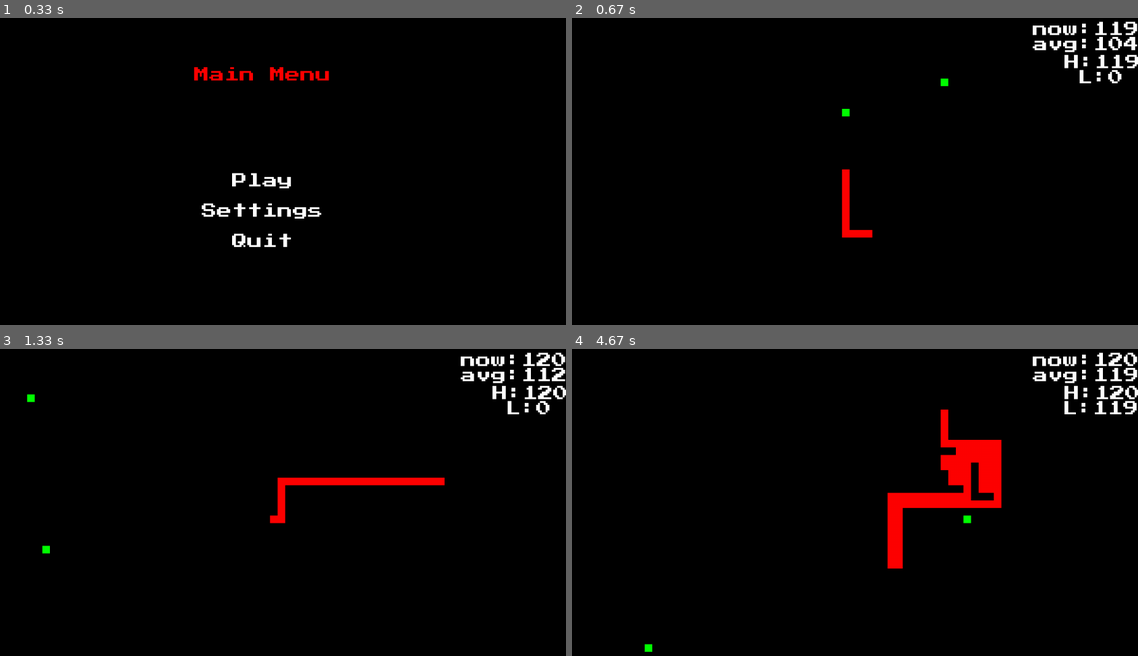
Above: before the commit, frames 1-4 (two rows, left to right).
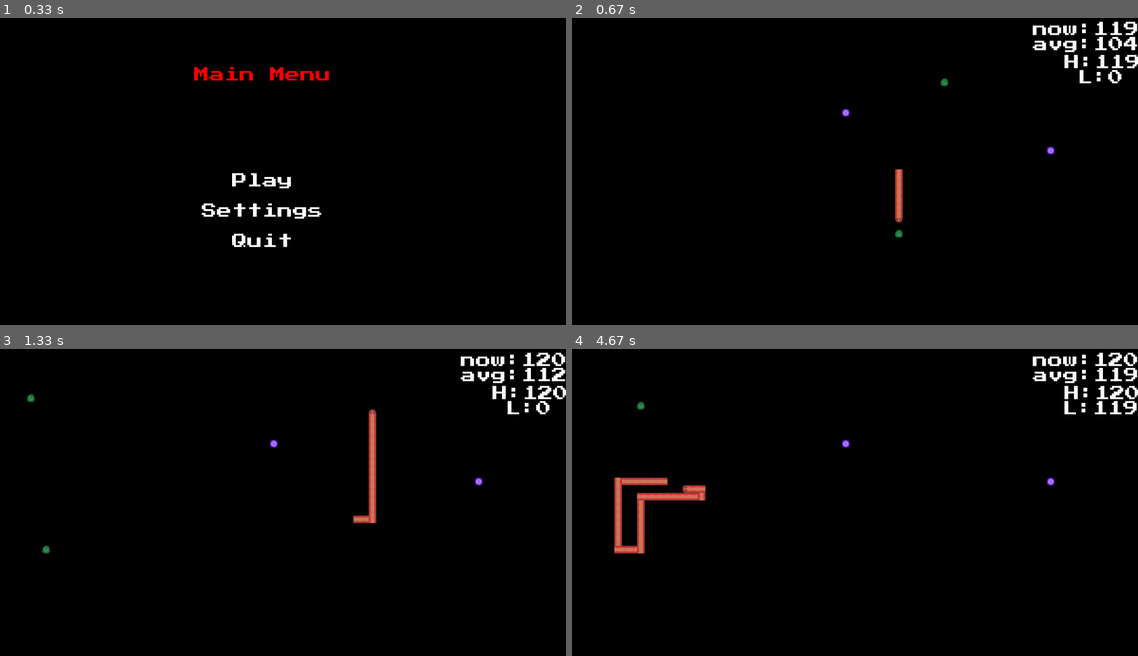
Above: after the commit, the same moments.

Repository: nmurphy101/Pygame2DFramework
Game: pygame game, started from main.py
The game is run twice, just before and just after one commit, with the same random seed, the same clock (stepped at 60 frames per second) and the same inputs.
Inputs (mouse positions are in pixels of both pictures, inside the frame that each line leads up to):
- Up to frame 1 (0.33 s): no input
- Up to frame 2 (0.67 s): click (832, 180) at 0.38 s
- Up to frame 3 (1.33 s): no input
- Up to frame 4 (4.67 s): no input

Frame 1 is identical in both runs. In frame 2, 0.8% of the frame differs, in the area x 47-86%, y 19-72%; in frame 3, 1.7%; in frame 4, 4.7%, in the area x 7-86%, y 17-99%.

Commit message:
Added basic entity sprites. WIP

Diff:
--- a/future_features.txt
+++ b/future_features.txt
@@ -13,34 +13,31 @@
 7. additional settings
     - Volume control - DONE
     - Window size control
-8. More advanced collision logic for entity interactions
+8. More advanced collision logic for entity interactions - WIP
     - like not just killing the other obj when colliding
 9. Code optimizations - WIP
     - Make sure slow things like loading is done only once. - DONE
     - Replace "if elif" logic with "dict.get()" where possible as seen here: - DONE
         - https://towardsdatascience.com/dictionary-as-an-alternative-to-if-else-76fe57a1e4af
         - Make sure this is actually faster when the temp dict with lambdas have to constantly be remade...
-    - Impliment "dirty rect animation" for faster rendering seen here: - NO
+    - Impliment "dirty rect animation" for faster rendering seen here: - Maybe
         - https://www.pygame.org/docs/tut/newbieguide.html
     - Impliment list comprehensions like this: - NO
         - https://www.python.org/dev/peps/pep-0202/
     - Look into integrating OpenGL rendering for hardware acceleration - WIP Maybe...
-    - I can have about 2281 objects before game goes sub-60 fps, this needs improvement
-      - optimizing gc.collect, AI-verify_sight_lines, Sprite-collide_rect, display-flip, check_child_collision, draw
-        in that order will speed things up
-          - 2831 without gc.collect every loop
 10. Test the ai by making a maze for it to solve
 11. Impliment a stack obj for the menu "history"/navigation for consistant
     functionality for the esc key or mouse click on a button
 12. Make the game speed/logic dependent on the game timer not game frames - DONE
-13. Child handling improvement
-    - Instead of moving each child in a train, move only the last child to the front where the head was last
+13. Child handling improvement - DONE
+    - Instead of moving each child in a train, move only the last child to the front where the head was last - DONE
 
 
 Minor:
 9. immobile enemies
     a. "walls" for future level design
     b. explosive mine
+    c. AOE turret on a visible timer
 10. moving enemies - WIP
     a. Situational enemy
     b. Hostile enemy
@@ -81,7 +78,7 @@
         i. to deal with multiple primary targets - DONE
         ii. to situationally deal with a secondary target - DONE
         iii. Make current sightlines into actionlines and remake sightlines
-             to be used for calculated decisions
+             to be used for calculated decisions or use the
 
 Future Ideas:
 1. impliment coyote-time for precision user inputs as seen here or input buffering:
--- a/pkg/snake_game/entities/food/food.py
+++ b/pkg/snake_game/entities/food/food.py
@@ -40,6 +40,8 @@
         self.position = (x, y)
         # Food color = green
         self.obj_color = (0, 255, 0)
+        # Food Sprite images
+        self.food_images = self.app.game.food_images
         # Entity's visual representation
         self.image = pygame.Surface((self.size, self.size))
         self.image.fill(self.obj_color)
@@ -61,6 +63,22 @@
         updated = self.spawn(obj_container)
         return updated
 
+    def draw(self, obj_container, updated_refresh):
+        '''
+        draw
+        ~~~~~~~~~~
+
+        draw does stuff
+        '''
+        # render if alive
+        if self.alive:
+            # place hitbox at position
+            self.rect.topleft = self.position
+            # Choose the correct image
+            self.image = self.food_images[0]
+            # Render the tail segment based on it's parameters
+            self.screen.blit(self.image, self.position)
+
     def interact(self, obj1):
         # Grow obj1 and up obj1's score
         obj1.grow(self)
--- a/pkg/snake_game/entities/snake/snake.py
+++ b/pkg/snake_game/entities/snake/snake.py
@@ -62,7 +62,12 @@
         self.speed_mod = 2
         # head color = red
         self.obj_color = (255, 0, 0)
-        # Entity's visual representation
+        # Snake Sprite images
+        if self.player:
+            self.snake_images = self.app.game.snake_images
+        else:
+            self.snake_images = self.app.game.snake_enemy_images
+        # Entity's default no sprite visual representation
         self.image = pygame.Surface((self.size, self.size))
         self.image.fill(self.obj_color)
         # Entity is a rectangle object
@@ -200,18 +205,22 @@
             self.prev_position = self.position
             # Moving up
             if self.direction == 0:
+                self.image = self.snake_images[14]
                 self.prev_direction = self.direction
                 self.position = (self.position[0], self.position[1] - self.size)
             # Moving down
             elif self.direction == 2:
+                self.image = self.snake_images[15]
                 self.prev_direction = self.direction
                 self.position = (self.position[0], self.position[1] + self.size)
             # Moving left
             elif self.direction == 3:
+                self.image = self.snake_images[17]
                 self.prev_direction = self.direction
                 self.position = (self.position[0] - self.size, self.position[1])
             # Moving right
             elif self.direction == 1:
+                self.image = self.snake_images[16]
                 self.prev_direction = self.direction
                 self.position = (self.position[0] + self.size, self.position[1])
             # Set the new last moved time
@@ -238,6 +247,7 @@
         self.alive = True
         # Parent of this child
         self.parent = parent
+        self.parent_dir = parent.direction
         # Is this a entity part of the player obj?
         self.player = player
         # Determines if entity can be killed
@@ -289,10 +299,42 @@
             # located where the parent obj was last
             self.position = self.parent.prev_position
             self.rect.topleft = self.position
+            # Choose the right image for this segment
+            self.choose_img()
             # Render the tail segment based on it's parameters
             self.screen.blit(self.image, self.position)
             # Move the child to the front of the list
             self.parent.children.rotate()
+            # Change render dir for this tail
+            self.parent_dir = self.parent.prev_direction
+
+    def choose_img(self):
+         # Moving up
+        if self.parent.direction == 0:
+            if self.parent.children[-1] == self and False:
+                self.image = self.parent.snake_images[10]
+            else:
+                self.image = self.parent.snake_images[0]
+        # Moving down
+        elif self.parent.direction == 2:
+            if self.parent.children[-1] == self and False:
+                self.image = self.parent.snake_images[11]
+            else:
+                self.image = self.parent.snake_images[0]
+        # Moving left
+        elif self.parent.direction == 3:
+            if self.parent.children[-1] == self and False:
+                self.image = self.parent.snake_images[13]
+            else:
+                self.image = self.parent.snake_images[1]
+        # Moving right
+        elif self.parent.direction == 1:
+            if self.parent.children[-1] == self and False:
+                self.image = self.parent.snake_images[12]
+            else:
+                self.image = self.parent.snake_images[1]
+        else:
+            self.image = self.image
 
     def interact(self, interacting_obj):
         # Play interacting_obj death sound
--- a/pkg/snake_game/entities/tele_portal/tele_portal.py
+++ b/pkg/snake_game/entities/tele_portal/tele_portal.py
@@ -49,6 +49,8 @@
         self.position = (x, y)
         # TelePortal color = blue
         self.obj_color = (0, 0, 255)
+        # teleportation portal Sprite images
+        self.tele_portal_images = self.app.game.tele_portal_images
         # Entity's visual representation
         self.image = pygame.Surface((self.size, self.size))
         self.image.fill(self.obj_color)
@@ -73,6 +75,25 @@
         # else:
             # updated = False
         return updated
+
+    def draw(self, obj_container, updated_refresh):
+        '''
+        draw
+        ~~~~~~~~~~
+
+        draw does stuff
+        '''
+        # render if alive
+        if self.alive:
+            # place hitbox at position
+            self.rect.topleft = self.position
+            # Choose the correct image
+            self.image = self.tele_portal_images[0]
+            # Render the tail segment based on it's parameters
+            self.screen.blit(self.image, self.position)
+            # Draw each child if there are any
+            for child in self.children:
+                child.draw(obj_container, updated_refresh)
 
     def teleport(self, obj):
         '''
--- a/pkg/snake_game/game.py
+++ b/pkg/snake_game/game.py
@@ -29,6 +29,7 @@
 # All the game menus
 from .menus.menus import Menu
 from .ai.ai import DecisionBox
+from .graphics.sprite_sheet import SpriteSheet
 # pylint: enable=relative-beyond-top-level
 
 
@@ -61,6 +62,7 @@
         )
         # Game settings
         self.pause_game_music = False
+        self.timer = None
         # Game music
         self.game_music_intro = "assets/music/8bit_Stage1_Intro.wav"
         self.game_music_loop = "assets/music/8bit_Stage1_Loop.wav"
@@ -74,11 +76,30 @@
             pygame.mixer.Sound("assets/sounds/8bitretro_soundpack/PICKUP-COIN-OPJECT-ITEM/Retro_8-Bit_Game-Pickup_Object_Item_Coin_01.wav"),
             pygame.mixer.Sound("assets/sounds/8bitsfxpack_windows/SciFi05.wav"),
         ]
-        # Game timer
-        self.timer = None
         # Game object containers
         self.sprite_group = pygame.sprite.Group()
         self.dirty_rects = Deque()
+        ## Game sprite Sheets
+        # Snake Sprite Images
+        self.snake_sprite_sheet = SpriteSheet("assets/sprites/snake/snake-sheet.png")
+        self.snake_images = self.snake_sprite_sheet.load_grid_images(
+            num_rows=2, num_cols=10, x_margin=1, x_padding=1, y_margin=1, y_padding=1
+        )
+        # Snake Enemy Sprite Images
+        self.snake_enemy_sprite_sheet = SpriteSheet("assets/sprites/snake/snake_enemy-sheet.png")
+        self.snake_enemy_images = self.snake_enemy_sprite_sheet.load_grid_images(
+            num_rows=2, num_cols=10, x_margin=1, x_padding=1, y_margin=1, y_padding=1
+        )
+        self.food_sprite_sheet = SpriteSheet("assets/sprites/food/food-sheet.png")
+        # Food Sprite images
+        self.food_images = self.food_sprite_sheet.load_grid_images(
+            num_rows=1, num_cols=1, x_margin=1, x_padding=1, y_margin=1, y_padding=1
+        )
+        # Teleportal Sprite images
+        self.tele_portal_sprite_sheet = SpriteSheet("assets/sprites/tele_portal/tele_portal-sheet.png")
+        self.tele_portal_images = self.tele_portal_sprite_sheet.load_grid_images(
+            num_rows=1, num_cols=1, x_margin=1, x_padding=1, y_margin=1, y_padding=1
+        )
         # AI blackbox
         self.chosen_ai = None
         # Menu Obj
@@ -151,17 +172,17 @@
         # player_snake = Snake(self.alpha_screen, self.screen, self.screen_size, self.app, player=True)
         # player_snake.speed_mod = .75
         enemy_snake = Snake(self.alpha_screen, self.screen, self.screen_size, self.app)
-        enemy_snake.speed_mod = 60
+        enemy_snake.speed_mod = 2
         enemy_snake.killable = False
         # enemy_snake2 = Snake(self.alpha_screen, self.screen, self.screen_size, self.app)
         # enemy_snake2.speed_mod = 3
-        # tele_portal = TelePortal(self.alpha_screen, self.screen, self.screen_size, self.app)
+        tele_portal = TelePortal(self.alpha_screen, self.screen, self.screen_size, self.app)
         # Set of game objects
         obj_container = [ # Order of these objects actually matter
             food,
             food2,
             # food3,
-            # tele_portal,
+            tele_portal,
             # player_snake,
             enemy_snake,
             # enemy_snake2,
--- a/pkg/snake_game/game_config.json
+++ b/pkg/snake_game/game_config.json
@@ -2,9 +2,9 @@
     "settings": {
         "sound": {
             "music": true,
-            "music_volume": "0.05000000000000007",
+            "music_volume": "0.10000000000000007",
             "effect_volume": "0.05000000000000007",
-            "menu_volume": "0.10000000000000007"
+            "menu_volume": "0.05000000000000007"
         },
         "display": {
             "fps": 1000,
--- /dev/null
+++ b/pkg/snake_game/graphics/sprite_sheet.py
@@ -0,0 +1,85 @@
+#!/usr/bin/env python3
+
+'''
+    SpriteSheet
+    ~~~~~~~~~~
+
+    Handling of sprite sheets for the game
+
+
+    :copyright: (c) 2021 by Nicholas Murphy.
+    :license: GPLv3, see LICENSE for more details.
+'''
+
+import pygame
+
+
+class SpriteSheet:
+
+    def __init__(self, filename, debug=False):
+        self.debug = debug
+        """Load the sheet."""
+        try:
+            self.sheet = pygame.image.load(filename).convert()
+        except FileNotFoundError as e:
+            print(f"Unable to load spritesheet image: {filename}")
+            raise SystemExit(e)
+
+
+    def image_at(self, rect, colorkey = None):
+        """Load a specific image from a specific rectangle."""
+        # Loads image from x, y, x+offset, y+offset.
+        rect = pygame.Rect(rect)
+        image = pygame.Surface(rect.size).convert()
+        image.blit(self.sheet, (0, 0), rect)
+        if colorkey != None:
+            if colorkey == -1:
+                colorkey = image.get_at((0,0))
+            image.set_colorkey(colorkey, pygame.RLEACCEL)
+        return image
+
+    def images_at(self, rects, colorkey = None):
+        """Load a whole bunch of images and return them as a list."""
+        return [self.image_at(rect, colorkey) for rect in rects]
+
+    def load_strip(self, rect, image_count, colorkey = None):
+        """Load a whole strip of images, and return them as a list."""
+        tups = [(rect[0]+rect[2]*x, rect[1], rect[2], rect[3])
+                for x in range(image_count)]
+        return self.images_at(tups, colorkey)
+
+    def load_grid_images(self, num_rows, num_cols, x_margin=0, x_padding=0,
+            y_margin=0, y_padding=0):
+        """Load a grid of images.
+        x_margin is space between top of sheet and top of first row.
+        x_padding is space between rows.
+        Assumes symmetrical padding on left and right.
+        Same reasoning for y.
+        Calls self.images_at() to get list of images.
+        """
+        sheet_rect = self.sheet.get_rect()
+        sheet_width, sheet_height = sheet_rect.size
+
+        # To calculate the size of each sprite, subtract the two margins,
+        #   and the padding between each row, then divide by num_cols.
+        # Same reasoning for y.
+        x_sprite_size = ( sheet_width - 2 * x_margin
+                - (num_cols - 1) * x_padding ) / num_cols
+        y_sprite_size = ( sheet_height - 2 * y_margin
+                - (num_rows - 1) * y_padding ) / num_rows
+
+        sprite_rects = []
+        for row_num in range(num_rows):
+            for col_num in range(num_cols):
+                # Position of sprite rect is margin + one sprite size
+                #   and one padding size for each row. Same for y.
+                x = x_margin + col_num * (x_sprite_size + x_padding)
+                y = y_margin + row_num * (y_sprite_size + y_padding)
+                sprite_rect = (x, y, x_sprite_size, y_sprite_size)
+                sprite_rects.append(sprite_rect)
+
+        grid_images = self.images_at(sprite_rects)
+        if self.debug:
+            print(f"Loaded {len(grid_images)} grid images.")
+
+        return grid_images
--- a/pkg/snake_game/menus/pause/pause.py
+++ b/pkg/snake_game/menus/pause/pause.py
@@ -62,6 +62,7 @@
         (return_obj, self.MainMenu, 1),
     ]
 
-    print(self.game.sprite_group.sprites()[2].ID, len(self.game.sprite_group.sprites()[2].children))
+    # Line used for testing obj limit
+    # print(self.game.sprite_group.sprites()[2].ID, len(self.game.sprite_group.sprites()[2].children))
 
     return menu
Binary file added: assets/sprites/food/food-sheet.png
Binary file added: assets/sprites/snake/snake-sheet.png
Binary file added: assets/sprites/snake/snake-sheet_old.png
Binary file added: assets/sprites/snake/snake_enemy-sheet.png
Binary file added: assets/sprites/tele_portal/tele_portal-sheet.png
Not shown, added: assets/sprites/food/food-sheet.xcf
Not shown, added: assets/sprites/snake/snake-sheet.xcf
Not shown, added: assets/sprites/tele_portal/tele_portal-sheet.xcf
